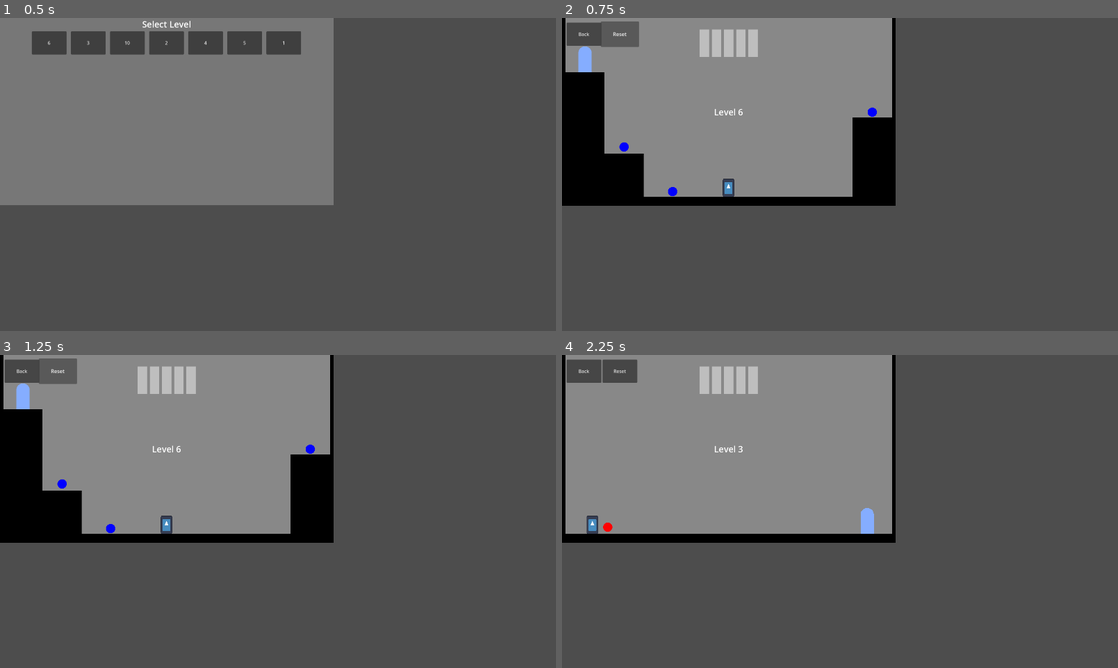
Above: before the commit, frames 1-4 (two rows, left to right).
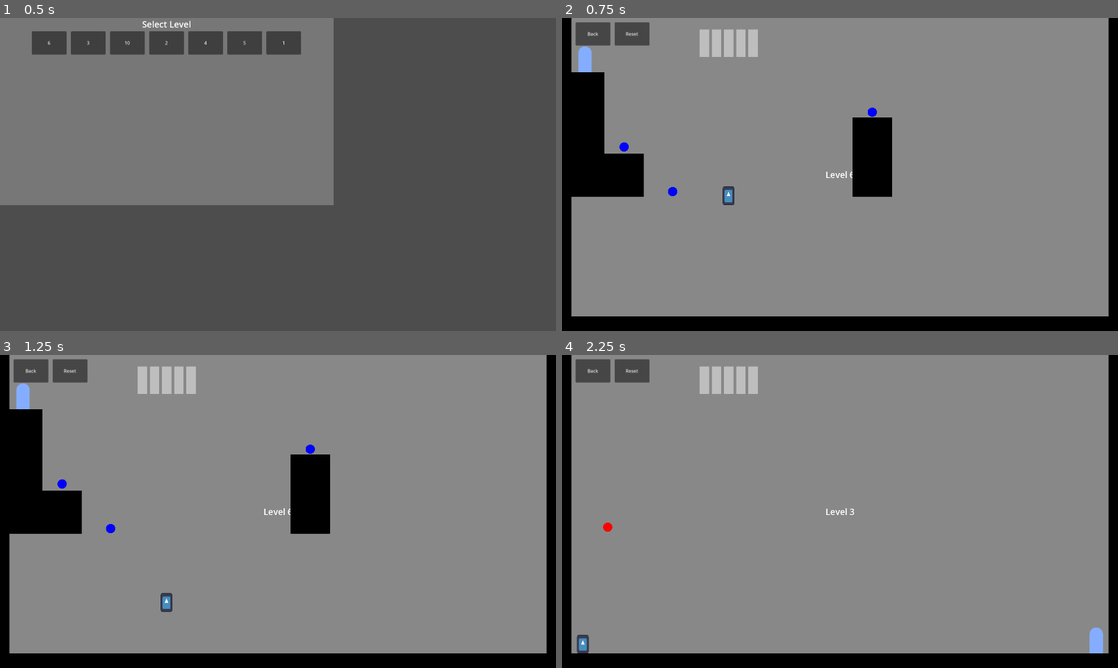
Above: after the commit, the same moments.

Repository: moaatt2/My-First-Game
Game: Godot game, scene res://scenes/level_select_screen.tscn
The game is run twice, just before and just after one commit, with the same random seed, the same clock (stepped at 60 frames per second) and the same inputs. The engine's default icon, where the game draws it, is replaced by a stand-in: a white triangle on a blue panel in a dark square.
Inputs:
- Up to frame 1 (0.5 s): no input
- Up to frame 2 (0.75 s): click "6" at 0.5 s
- Up to frame 3 (1.25 s): no input
- Up to frame 4 (2.25 s): click "Back" at 1.25 s; click "3" at 2 s

Frame 1 is identical in both runs. In frame 2, 67% of the frame differs, in the area x 0-100%, y 0-100%; in frame 3, 67%; in frame 4, 67%.

Commit message:
Adjust level 1 to new screen size.

Diff:
--- a/levels/level_01.tscn
+++ b/levels/level_01.tscn
@@ -9,21 +9,21 @@
 [sub_resource type="QuadMesh" id="QuadMesh_ty3hu"]
 
 [sub_resource type="RectangleShape2D" id="RectangleShape2D_mckh2"]
-size = Vector2(11.509999, 0.3000003)
+size = Vector2(38.399998, 0.9999987)
 
 [sub_resource type="RectangleShape2D" id="RectangleShape2D_81a5f"]
-size = Vector2(0.11999916, 6.1800003)
+size = Vector2(0.32000065, 10.3)
 
 [node name="Level1" type="Node2D"]
 
 [node name="ColorRect" type="ColorRect" parent="."]
-offset_right = 1151.0
-offset_bottom = 648.0
+offset_right = 1920.0
+offset_bottom = 1080.0
 color = Color(0.53333336, 0.53333336, 0.53333336, 1)
 
 [node name="CenterContainer" type="CenterContainer" parent="."]
-offset_right = 1151.0
-offset_bottom = 648.0
+offset_right = 1920.0
+offset_bottom = 1080.0
 
 [node name="Label" type="Label" parent="CenterContainer"]
 layout_mode = 2
@@ -31,31 +31,31 @@
 text = "Level 1"
 
 [node name="BackButton" parent="." instance=ExtResource("1_vn7o3")]
-offset_left = 16.0
-offset_top = 16.0
-offset_right = 136.0
-offset_bottom = 96.0
+offset_left = 47.0
+offset_top = 15.0
+offset_right = 167.0
+offset_bottom = 95.0
 text = "Back"
 level_path = "uid://ddcb3d6iub6se"
 
 [node name="Reset Button" parent="." instance=ExtResource("5_mllcm")]
-offset_left = 140.0
-offset_top = 16.0
-offset_right = 260.0
-offset_bottom = 96.0
+offset_left = 182.0
+offset_top = 15.0
+offset_right = 302.0
+offset_bottom = 95.0
 
 [node name="Floor" type="StaticBody2D" parent="."]
-position = Vector2(0.9999914, -3.8146973e-06)
-scale = Vector2(100, 100)
+position = Vector2(0.9999914, 358)
+scale = Vector2(50, 50)
 
 [node name="MeshInstance2D" type="MeshInstance2D" parent="Floor"]
 modulate = Color(0, 0, 0, 1)
-position = Vector2(5.745, 6.33)
-scale = Vector2(11.51, 0.30000037)
+position = Vector2(19.180002, 13.940001)
+scale = Vector2(38.4, 1)
 mesh = SubResource("QuadMesh_ty3hu")
 
 [node name="CollisionShape2D" type="CollisionShape2D" parent="Floor"]
-position = Vector2(5.745, 6.33)
+position = Vector2(19.179998, 13.940001)
 shape = SubResource("RectangleShape2D_mckh2")
 
 [node name="Left Wall" type="StaticBody2D" parent="."]
@@ -64,12 +64,12 @@
 
 [node name="MeshInstance2D" type="MeshInstance2D" parent="Left Wall"]
 modulate = Color(0, 0, 0, 1)
-position = Vector2(0.05000019, 3.5700002)
-scale = Vector2(0.12000056, 6.180001)
+position = Vector2(0.14999999, 5.6299996)
+scale = Vector2(0.32000014, 10.3)
 mesh = SubResource("QuadMesh_ty3hu")
 
 [node name="CollisionShape2D" type="CollisionShape2D" parent="Left Wall"]
-position = Vector2(0.050000086, 3.57)
+position = Vector2(0.15000008, 5.63)
 shape = SubResource("RectangleShape2D_81a5f")
 
 [node name="Right Wall" type="StaticBody2D" parent="."]
@@ -78,18 +78,18 @@
 
 [node name="MeshInstance2D" type="MeshInstance2D" parent="Right Wall"]
 modulate = Color(0, 0, 0, 1)
-position = Vector2(0.05000019, 3.5700002)
-scale = Vector2(0.12000056, 6.180001)
+position = Vector2(7.6400003, 5.6299996)
+scale = Vector2(0.32000166, 10.3)
 mesh = SubResource("QuadMesh_ty3hu")
 
 [node name="CollisionShape2D" type="CollisionShape2D" parent="Right Wall"]
-position = Vector2(0.05000019, 3.57)
+position = Vector2(7.6399994, 5.63)
 shape = SubResource("RectangleShape2D_81a5f")
 
 [node name="ExitDoor" parent="." instance=ExtResource("3_81a5f")]
-position = Vector2(1054, 618)
+position = Vector2(1845, 1030)
 
 [node name="InfoOverlay" parent="." instance=ExtResource("3_gg43x")]
 
 [node name="Player" parent="." instance=ExtResource("2_mckh2")]
-position = Vector2(105, 618)
+position = Vector2(72, 1030)
